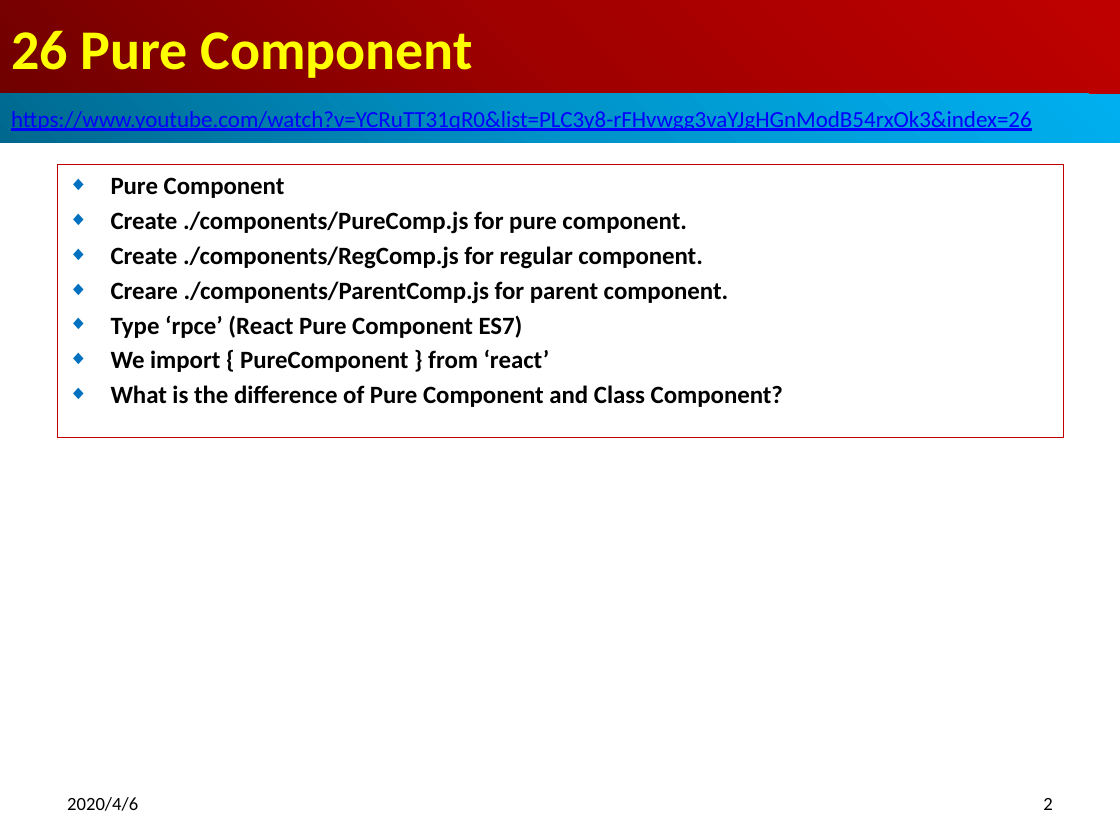
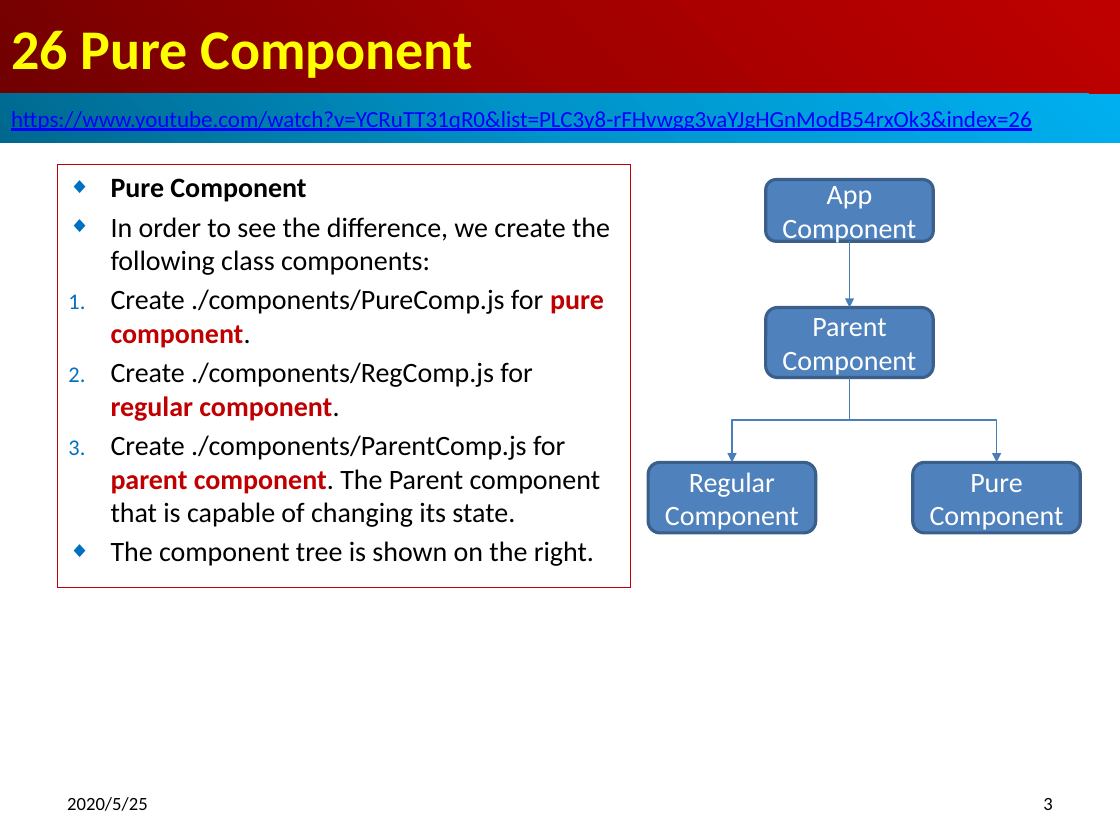
Before and after one commit to peterhchen/800-React-Hook, a slide deck: slide 3 of 26_PureComp.pptx (slide 2 before the commit). Drawn at 1120x840 pixels with LibreOffice and Linux fonts; fonts in the diff are those of the drawing. Boxes give left, top, right and bottom in pixels: in the first picture for what was removed or moved away, otherwise in the second. Text is boxed around its words. In the diff, an @@ line names an element or a change of style, - is before the commit and + after.

Commit message:
Pure Component
What is pure component?
In regular component class, it extends the comopont class.
In pure component class, it extends the pure component class.
The pure compnent class, it performs the shallow comparison in primitive and complex object (e.g., dictionary).
If there is nothing change, the shouldComponentUpdate perform the shallow comparison (true/false).
If the shouldComponentUpdate return true, the UI will be re-rendered.
If the shouldComponentUpdate return false, the UI will not be re-rendered.

```diff
--- a/26_PureComp.pptx
+++ b/26_PureComp.pptx
@@ subtitle "Pure Component" resized from (x1=57, y1=165, x2=1064, y2=438) to (x1=57, y1=165, x2=631, y2=588) @@
@@ subtitle at (x1=111, y1=178, x2=604, y2=421): size 16 to 18 pt in "Pure Component", "Create ./components/PureComp.js for pure component.", "Create ./components/RegComp.js for regular component."; text colour #000000 to #C00000 in "pure component.", "regular component."; bold off in "Create ./components/PureComp.js for component.", "Create ./components/RegComp.js for component."; bullet ◆ to 1. @@
@@ rounded rectangle added at (x1=766, y1=179, x2=934, y2=241), fill #4F81BD, outline #3A5F8C 2 pt, 18 pt, text #FFFFFF @@
+App Component
@@ subtitle at (x1=111, y1=217, x2=610, y2=275): paragraph added @@
+◆ In order to see the difference, we create the following class components:
@@ arrow added from (850, 241) to (850, 308), #4B7EBC 0.75 pt @@
@@ rounded rectangle added at (x1=766, y1=308, x2=934, y2=379), fill #4F81BD, outline #3A5F8C 2 pt, 18 pt, text #FFFFFF @@
+Parent Component
@@ elbow arrow added from (850, 377) to (732, 463), #4B7EBC 0.75 pt @@
@@ elbow arrow added from (850, 377) to (997, 463), #4B7EBC 0.75 pt @@
@@ subtitle at (x1=111, y1=435, x2=601, y2=566): text changed; size 16 to 18 pt; bold off @@
-◆ Creare ./components/ParentComp.js for parent component.
-◆ Type ‘rpce’ (React Pure Component ES7)
-◆ We import { PureComponent } from ‘react’
-◆ What is the difference of Pure Component and Class Component?
+3. Create ./components/ParentComp.js for parent component. The Parent component that is capable of changing its state.
+◆ The component tree is shown on the right.
@@ rounded rectangle added at (x1=648, y1=463, x2=816, y2=533), fill #4F81BD, outline #3A5F8C 2 pt, 18 pt, text #FFFFFF @@
+Regular
+Component
@@ rounded rectangle added at (x1=913, y1=463, x2=1081, y2=533), fill #4F81BD, outline #3A5F8C 2 pt, 18 pt, text #FFFFFF @@
+Pure Component
@@ text at (x1=67, y1=797, x2=148, y2=811): text changed @@
-2020/4/6
+2020/5/25
@@ page number at (x1=1043, y1=798, x2=1052, y2=810): text changed @@
-2
+3
```
Also in this commit, not shown: 13 other slides changed, 16 slides added, 1 other file.
